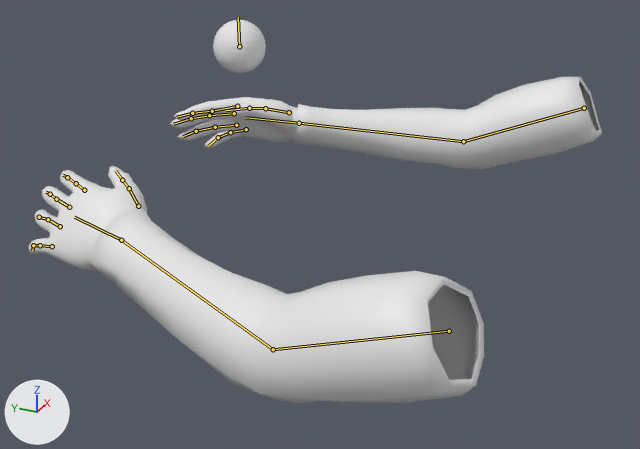
Renders of the Blender file Art/personnages/hand.blend from each side of a commit.
Camera for both pictures: a 50 mm camera at (-19.64, -3.4, 11.63) aimed at (-0.26, 5.32, 1.94). Lighting does not change. The marker at lower left points along +X, +Y and +Z. The picture after the commit comes second. Both versions are drawn at frame 1 of the action 'coup_en_melee'; the numbers are the values there. The bones that bend it are drawn over the model as lines.

In view in the first picture: 'Sphere', 'hand'.
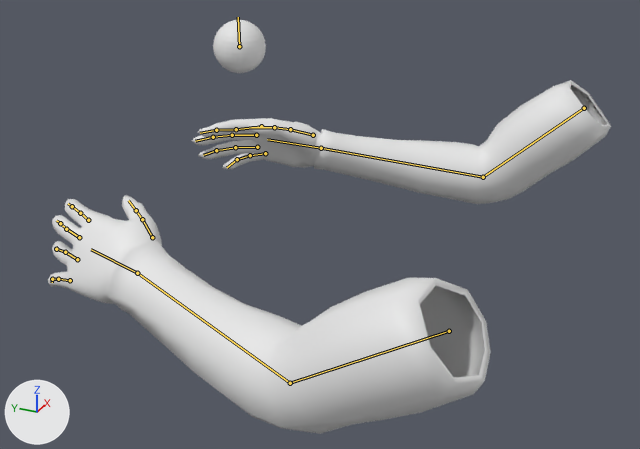
The change, as JSON lines over the scene's bpy script:
```json
{"block": "bone_arm_l", "where": "bone_arm_l = bpy.data.objects['Armature'].pose.bones['arm.L']"}
{"op": "set", "path": "bone_arm_l.rotation_quaternion", "old": "(1.0, 0.0, 0.0, 0.0)", "new": "(0.995, -0.099, 0.0, 0.0)", "note": "degrees (0, 0, 0) -> degrees (-11, 0, 0)"}
{"block": "bone_forearm_l", "where": "bone_forearm_l = bpy.data.objects['Armature'].pose.bones['forearm.L']  # child of 'arm.L'"}
{"op": "set", "path": "bone_forearm_l.rotation_quaternion", "old": "(1.0, 0.0, 0.0, 0.0)", "new": "(0.996, 0.085, 0.0, 0.0)", "note": "degrees (0, 0, 0) -> degrees (10, 0, 0)"}
{"block": "bone_index_001_l", "where": "bone_index_001_l = bpy.data.objects['Armature'].pose.bones['index.001.L']  # child of 'forearm.001.L'"}
{"op": "set", "path": "bone_index_001_l.location", "old": "(0.0, 0.0, 0.0)", "new": "(-0.24, 0.04, 0.1)"}
{"block": "bone_middle_001_l", "where": "bone_middle_001_l = bpy.data.objects['Armature'].pose.bones['middle.001.L']  # child of 'forearm.001.L'"}
{"op": "set", "path": "bone_middle_001_l.location", "old": "(0.0, 0.0, 0.0)", "new": "(-0.18, -0.11, 0.15)"}
{"block": "bone_arm_r", "where": "bone_arm_r = bpy.data.objects['Armature'].pose.bones['arm.R']"}
{"op": "set", "path": "bone_arm_r.rotation_quaternion", "old": "(1.0, 0.0, 0.0, 0.0)", "new": "(0.985, -0.171, 0.0, 0.0)", "note": "degrees (0, 0, 0) -> degrees (-20, 0, 0)"}
{"block": "bone_forearm_r", "where": "bone_forearm_r = bpy.data.objects['Armature'].pose.bones['forearm.R']  # child of 'arm.R'"}
{"op": "set", "path": "bone_forearm_r.rotation_quaternion", "old": "(0.951, 0.0, 0.0, 0.0)", "new": "(0.981, 0.195, 0.0, 0.0)", "note": "degrees (0, 0, 0) -> degrees (23, 0, 0)"}
```

Where the change shows, as pixel boxes [x1, y1, x2, y2] in the pictures (640 x 449 px):
```json
{"object": "hand", "change": "posed", "before": [29, 77, 602, 403], "after": [48, 80, 611, 434], "on screen": "9% taller"}
{"bone": "arm.L", "before": "(449, 331) to (273, 349)", "after": "(449, 331) to (290, 383)"}
{"bone": "forearm.L", "before": "(273, 349) to (121, 240)", "after": "(290, 383) to (137, 273)"}
{"bone": "index.001.L", "before": "(84, 190) to (76, 183)", "after": "(88, 220) to (80, 213)"}
{"bone": "middle.001.L", "before": "(69, 207) to (56, 199)", "after": "(79, 237) to (66, 229)"}
{"bone": "arm.R", "before": "(584, 108) to (463, 141)", "after": "(584, 108) to (483, 177)"}
{"bone": "forearm.R", "before": "(463, 141) to (299, 123)", "after": "(483, 177) to (321, 148)"}
```
